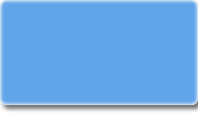
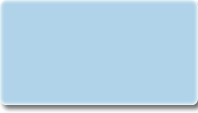
Comparing the layer stacks of the two 198×113 images. Changes:
painted on "Forma 1" over [0, 0, 198, 105]
